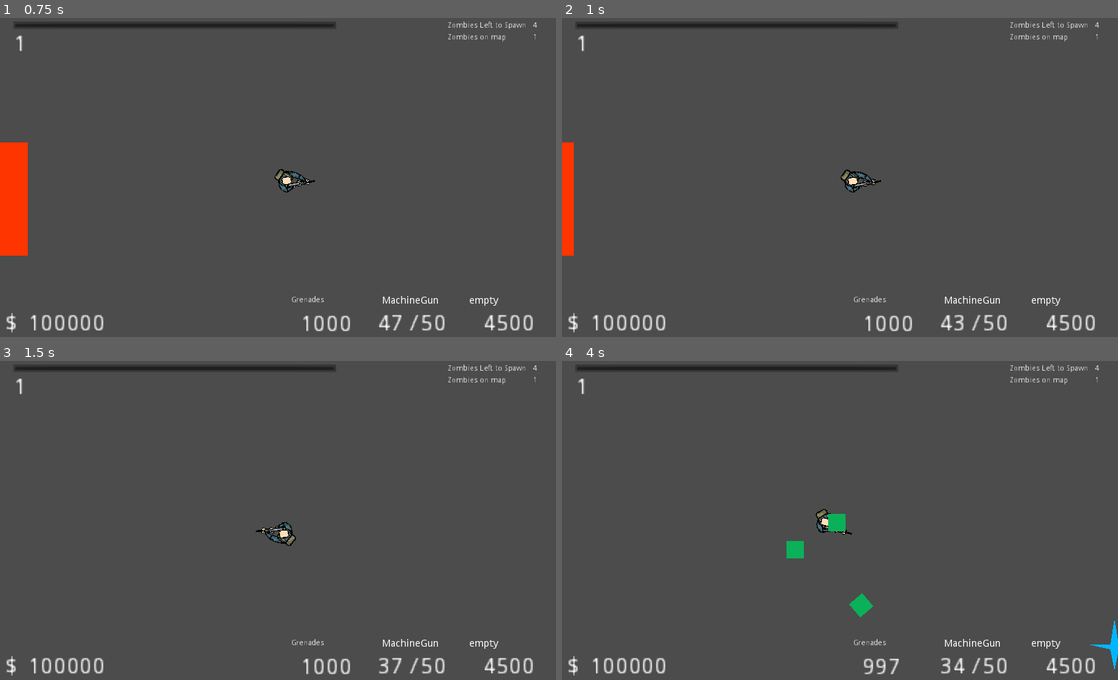
Above: before the commit, frames 1-4 (two rows, left to right).
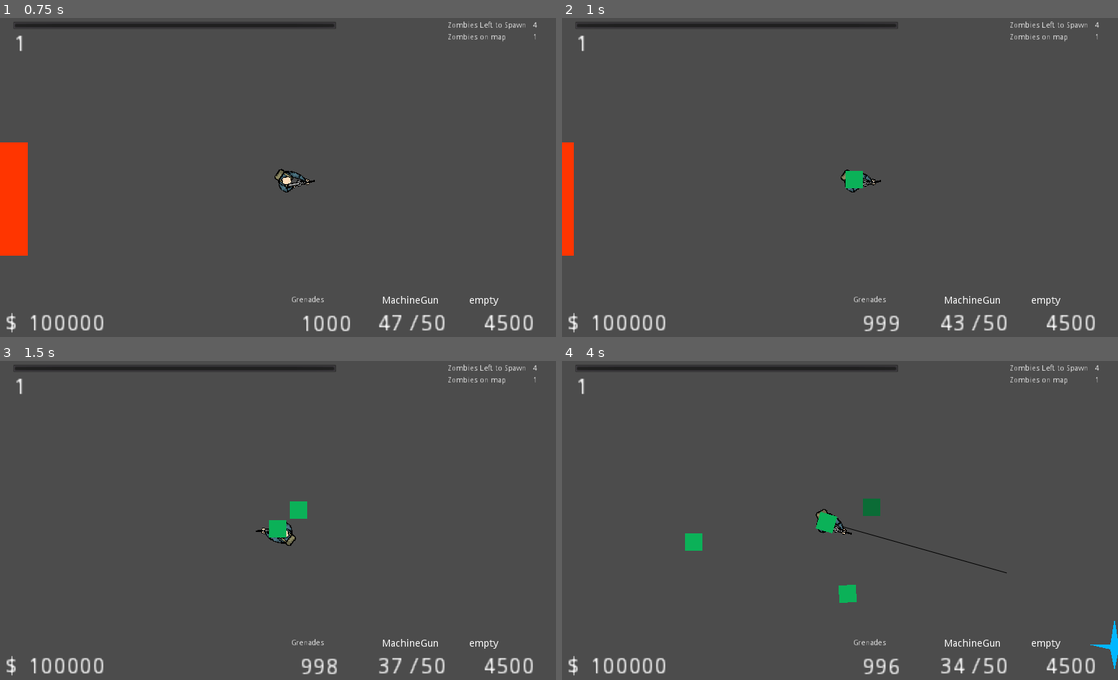
Above: after the commit, the same moments.

Repository: seffa1/ZombieGame
Game: Godot game, scene res://world.tscn
Two runs of this game, one before a commit and one after it. Both use one fixed random seed, a clock stepped at 60 frames per second and the inputs below.
Inputs (mouse positions are in pixels of both pictures, inside the frame that each line leads up to):
- Up to frame 1 (0.75 s): tap Enter at 0.5 s; move the mouse to (400, 164) at 0.52 s; press the mouse at (400, 164) at 0.53 s; hold D (right) from 0.53 s (still down)
- Up to frame 2 (1 s): keep holding D (right); right-click (962, 164) at 0.8 s
- Up to frame 3 (1.5 s): move the mouse to (166, 539) at 1.27 s; release D (right) at 1.28 s; release the mouse at (166, 539) at 1.28 s; hold S (down) from 1.28 s (still down); right-click (166, 539) at 1.35 s; click (166, 539) at 1.42 s
- Up to frame 4 (4 s): tap Space (grenade, bound only before the commit) at 1.55, 3.8 s; move the mouse to (895, 453) at 2.02 s; release S (down) at 2.03 s; hold D (right) 2.03-2.78 s; hold Space (grenade, bound only before the commit) 2.03-2.78 s; click (895, 453) at 2.3 s; move the mouse to (812, 590) at 2.77 s; hold W (up) 2.78-3.53 s; click (812, 590) at 2.85 s; right-click (812, 590) at 3.05 s; move the mouse to (1006, 571) at 3.52 s; hold A (left) from 3.53 s (still down); hold Right mouse button (grenade, bound only after the commit) from 3.53 s (still down); click (1006, 571) at 3.67 s

Frame 1 is identical in both runs. In frame 2, 0.3% of the frame differs, in the area x 51-63%, y 47-99%; in frame 3, 0.5%; in frame 4, 1.2%, in the area x 22-80%, y 43-99%.

Commit message:
changed the grenade to be throw to mouse position

Diff:
--- a/Player.gd
+++ b/Player.gd
@@ -53,15 +53,11 @@
 var grenade_count = 1000 setget set_grenade
 
 var charging_grenade = false
-var can_add_grenade_charge = true
-var grenade_charge_count : int = 0 setget set_grenade_charge_count
-var grenade_charge_velocity = Vector2.ZERO
-
-func set_grenade_charge_count(_value):
-	grenade_charge_count = _value
+var grenade_throw_velocity = Vector2.ZERO
+
 
 func _draw():
-	draw_line((grenade_charge_velocity * grenade_charge_count * 3).rotated(-rotation), Vector2(), Color(0,0,0), 1, true)
+	draw_line((grenade_throw_velocity).rotated(-rotation), Vector2(), Color(0,0,0), 1, true)
 
 #	if charging_grenade:
 #		print("Here")
@@ -131,15 +127,12 @@
 		var g = get_node("Grenade")
 		# If the grenade blew up in our hands
 		if g == null:
-			grenade_charge_count = 0
-			grenade_charge_velocity = Vector2.ZERO
+			grenade_throw_velocity = Vector2.ZERO
 			charging_grenade = false
 			return
 
 		# Do we actually need this?
-		grenade_charge_count += 1
-		grenade_charge_count = min(grenade_charge_count, MAX_GRENADE_CHARGE)
-		grenade_charge_velocity = (get_global_mouse_position() - global_position).normalized()
+		grenade_throw_velocity = (get_global_mouse_position() - global_position)
 
 
 func throw_grenade():
@@ -150,8 +143,7 @@
 
 	# If the grenade blew up in our hands
 	if g == null:
-		grenade_charge_count = 0
-		grenade_charge_velocity = Vector2.ZERO
+		grenade_throw_velocity = Vector2.ZERO
 		charging_grenade = false
 		return
 
@@ -159,8 +151,7 @@
 	emit_signal("throw_grenade", grenade, self)
 
 	# clean up
-	grenade_charge_count = 0
-	grenade_charge_velocity = Vector2.ZERO
+	grenade_throw_velocity = Vector2.ZERO
 	update()  # Calls draw again so the charging line disappears
 	charging_grenade = false
 
--- a/project.godot
+++ b/project.godot
@@ -75,7 +75,7 @@
 }
 grenade={
 "deadzone": 0.5,
-"events": [ Object(InputEventKey,"resource_local_to_scene":false,"resource_name":"","device":0,"alt":false,"shift":false,"control":false,"meta":false,"command":false,"pressed":false,"scancode":0,"physical_scancode":32,"unicode":0,"echo":false,"script":null)
+"events": [ Object(InputEventMouseButton,"resource_local_to_scene":false,"resource_name":"","device":0,"alt":false,"shift":false,"control":false,"meta":false,"command":false,"button_mask":0,"position":Vector2( 0, 0 ),"global_position":Vector2( 0, 0 ),"factor":1.0,"button_index":2,"pressed":false,"doubleclick":false,"script":null)
  ]
 }
 
--- a/world.gd
+++ b/world.gd
@@ -98,13 +98,11 @@
 func _on_Player_throw_grenade(grenade, _player):
 #	player_position, velocity, charge_amount,
 	var player_position = _player.global_position
-	var velocity = _player.grenade_charge_velocity
-	var charge_amount = _player.grenade_charge_count
+	var velocity = _player.grenade_throw_velocity
 
 	print("Grenade emited")
 	var g = grenade.instance()
 	g.player = _player
 	add_child(g)
 	g.global_transform.origin = player_position
-
-	g.apply_impulse(player_position, velocity * charge_amount * 10)
+	g.apply_impulse(player_position, _player.grenade_throw_velocity)
